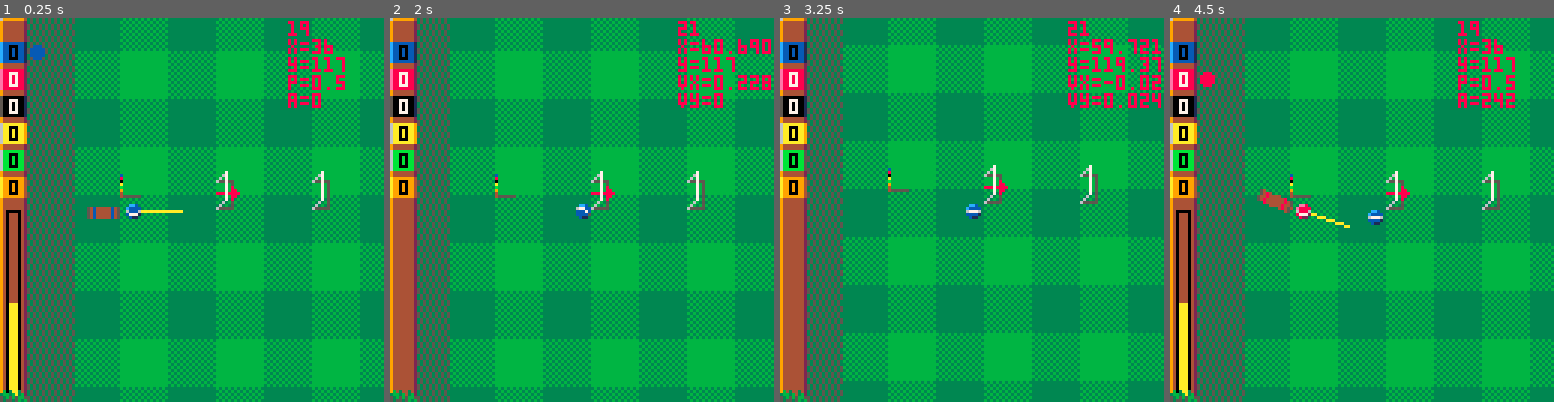
Above: before the commit, frames 1-4 (left to right).
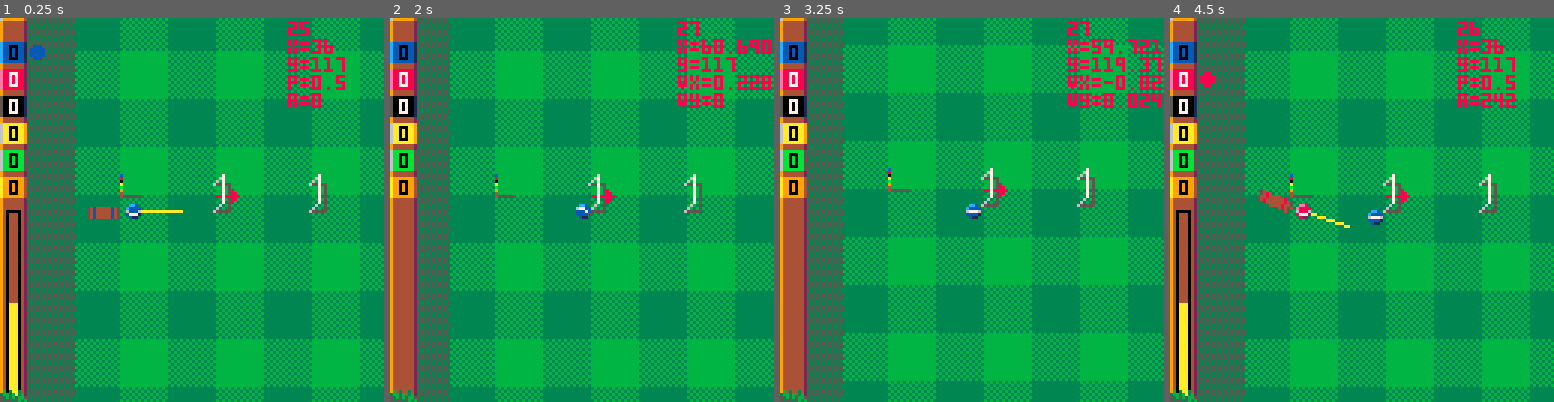
Above: after the commit, the same moments.

Repository: Joeltronics/croqu-8
Game: PICO-8 cartridge croquet.p8
Same seed, same stepped clock (60 frames per second), same inputs: the game is played once before the commit and once after it.
Inputs:
- Up to frame 1 (0.25 s): no input
- Up to frame 2 (2 s): tap X (X key) at 0.33, 1.07, 1.85 s; tap O (Z key) at 0.7, 1.7 s; hold Right from 1.6 s (still down)
- Up to frame 3 (3.25 s): release Right at 2.1 s; tap O (Z key) at 2.1, 2.5, 2.9 s; hold Up 2.15-2.42 s; hold Right 2.47-3.03 s; tap X (X key) at 2.97 s; hold Left from 3.08 s (still down)
- Up to frame 4 (4.5 s): tap O (Z key) at 3.3, 3.7, 4.1 s; release Left at 3.58 s; hold Down 3.63-3.97 s; hold Right from 4.02 s (still down); tap X (X key) at 4.08 s

The runs differ from the first frame. In frame 1, 0.7% of the frame differs, in the area x 55-86%, y 0-51%; in frame 2, 0.7%; in frame 3, 0.7%; in frame 4, 0.7%.

Commit message:
Shift wicket sprites slightly to account for ball height

Diff:
--- a/croquet.p8
+++ b/croquet.p8
@@ -527,7 +527,7 @@
 
 function add_wicket_collision_points(idx, wicket)
 	if wicket.pole then
-		add(WICKET_COLLISION_POINTS, { x=wicket[1], y=wicket[2], idx=idx, pole=true, hidden=wicket.hidden })
+		add(WICKET_COLLISION_POINTS, { x=wicket[1], y=wicket[2] - 1, idx=idx, pole=true, hidden=wicket.hidden })
 	else
 		add(WICKET_COLLISION_POINTS, { x=wicket[1], y=wicket[2] - 5, idx=idx, hidden=wicket.hidden })
 		add(WICKET_COLLISION_POINTS, { x=wicket[1], y=wicket[2] + 4, idx=idx, hidden=wicket.hidden })
@@ -906,7 +906,7 @@
 				if w.pole then
 					spr(39, w[1], w[2]-7)
 				else
-					spr(17, w[1], w[2]-9, 1, 2)
+					spr(17, w[1]-1, w[2]-8, 1, 2)
 				end
 			end
 		end
@@ -915,11 +915,11 @@
 
 	-- Draw arrow on next wicket
 
-	x, y = next_wicket[1], next_wicket[2] - 4
+	x, y = next_wicket[1], next_wicket[2] - 3
 	if next_wicket.pole then
 		x -= 9
 		if (next_wicket.reverse) x += 11
-		y += 1
+		y += 2
 	elseif next_wicket.reverse then
 		x -= 1
 	end
@@ -950,7 +950,9 @@
 				if w.pole then
 					add(sprites, {idx=23, x=w[1], y=w[2]-7, z=w[2], palt=3})
 				else
-					add(sprites, {idx=18, x=w[1], y=w[2]-9, z=w[2]+4, h=2, palt=3})
+					add(sprites, {idx=18, x=w[1]-1, y=w[2]-8, z=w[2]-4, palt=3})
+					add(sprites, {idx=34, x=w[1]-1, y=w[2], z=w[2]+4, palt=3})
+					add(sprites, {idx=35, x=w[1]-1, y=w[2]-8, z=w[2]+20, palt=3}) -- Extra sprite for top
 				end
 			end
 		end
@@ -1079,14 +1081,14 @@
 73353333333335333337333333333533333333333333733333373333933333330086200000822000008220000082200000862000008220000082200000822000
 73353333333335333337333333333353333333333333733333373333433333330000000000000000000000000000000000000000000000000000000000000000
 73353333333335333337333333333335333333333333733333373333433333330000000000000000000000000000000000000000000000000000000000000000
-73353333333335333337333300000000000000003333333333333333333333330000000000000000000000000000000000000000000000000000000000000000
-733533333333353333373333000000000000000033333333333333333333333300ee600000ee800000ee800000ee800000ee8000007e80000077600000e76000
-63353333333335333337333300000000000000003333333333333333333333330e8887000e8888000e8888000e8888000788880007888800078888000e888600
-63533333333335333363333300000000000000003333333333333333333333330888870008888600088888000688880006888800068888000888880008888600
-65333333333335333633333300000000000000003333333555555553333333330888860008888500068882000688820006888200088882000888820008888200
-63333333e55555336333333300000000000000003333335333333533333333330082200000825000006550000065200000622000008220000082200000822000
-33333333333333333333333300000000000000003333353333335333333333330000000000000000000000000000000000000000000000000000000000000000
-33333333333333333333333300000000000000003333533333353333e55555530000000000000000000000000000000000000000000000000000000000000000
+73353333333335333337333333333333000000003333333333333333333333330000000000000000000000000000000000000000000000000000000000000000
+733533333333353333373333333733330000000033333333333333333333333300ee600000ee800000ee800000ee800000ee8000007e80000077600000e76000
+63353333333335333337333333373333000000003333333333333333333333330e8887000e8888000e8888000e8888000788880007888800078888000e888600
+63533333333335333363333333373333000000003333333333333333333333330888870008888600088888000688880006888800068888000888880008888600
+65333333333335333633333333373333000000003333333555555553333333330888860008888500068882000688820006888200088882000888820008888200
+63333333e55555336333333333373333000000003333335333333533333333330082200000825000006550000065200000622000008220000082200000822000
+33333333333333333333333333373333000000003333353333335333333333330000000000000000000000000000000000000000000000000000000000000000
+33333333333333333333333333373333000000003333533333353333e55555530000000000000000000000000000000000000000000000000000000000000000
 3333333333333333333333333333333333333333333333330d030030000000000000000000000000000000000000000000000000000000000000000000000000
 3333333333333333333333333333333333333333333333333dd3d03d0000000000e6800000ee800000ee800000ee800000e6800000ee800000ee800000ee8000
 33333333333333333333333333333333333333333333333353d5d5dd500000000e8878000e8886000e888800068888000e7888000e8776000e77780006778800
